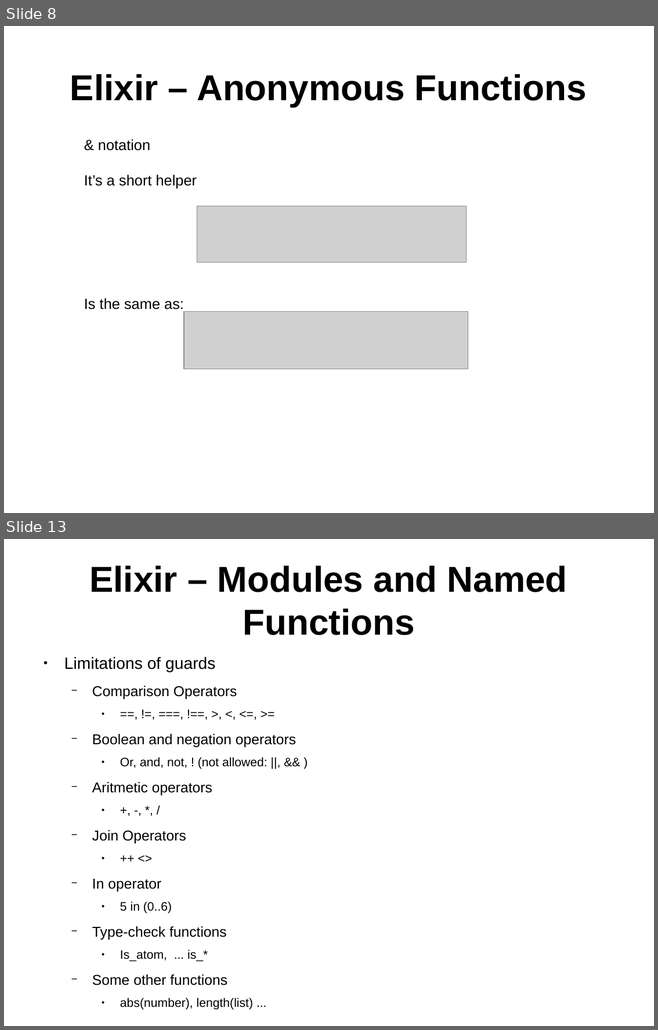
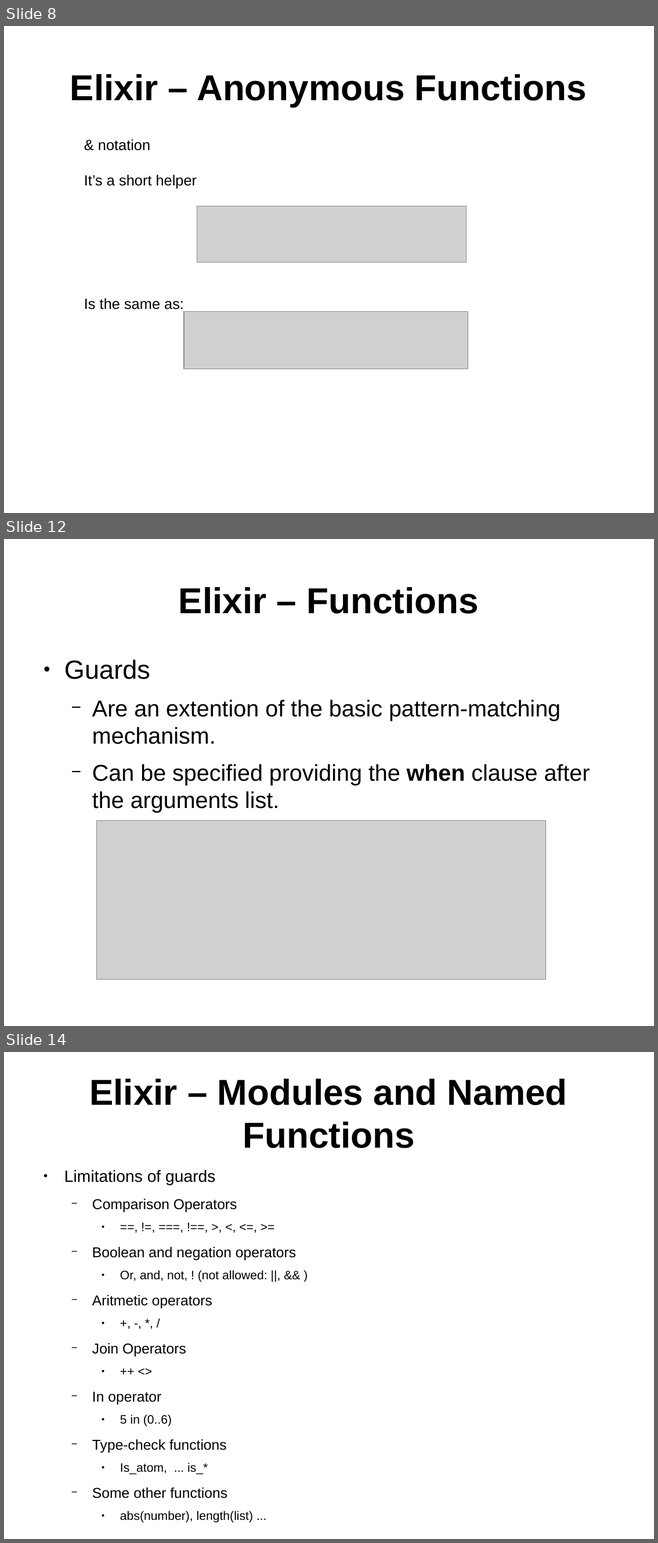
Before and after one commit to ramortegui/talks, a slide deck: elixir-basics-2.odp. Shown one above the other, each under a label of ours: slides 8 and 13 before the commit, slides 8, 12 and 14 after it; the slides between them are not shown. The pictures are 658x1030 and 658x1543 pixels, drawn with LibreOffice and Linux fonts; fonts in the diff are those of the drawing; grey boxes stand for pictures. Boxes give left, top, right and bottom in pixels: in the first picture for what was removed or moved away, otherwise in the second. Text is boxed around its words. In the diff, an @@ line names an element or a change of style, - is before the commit and + after.

```diff
--- a/elixir-basics-2.odp
+++ b/elixir-basics-2.odp
@@ slide 12 added at <box>4,539,654,1026</box>, background #FFFFFF @@
@@ title added at <box>179,587,478,614</box>, 44 pt, text #000000, bold @@
+Elixir – Functions
@@ text added at <box>64,660,590,813</box>, 28 pt, text #000000 @@
+● Guards
+  − Are an extention of the basic pattern-matching mechanism.
+  − Can be specified providing the when clause after the arguments list.
@@ picture added at <box>97,821,545,980</box> @@
@@ what was slide 13 is now slide 14 @@
```
Also in this commit, not shown: 8 slides changed, 1 other slide added, 1 slide removed, 2 other files.
